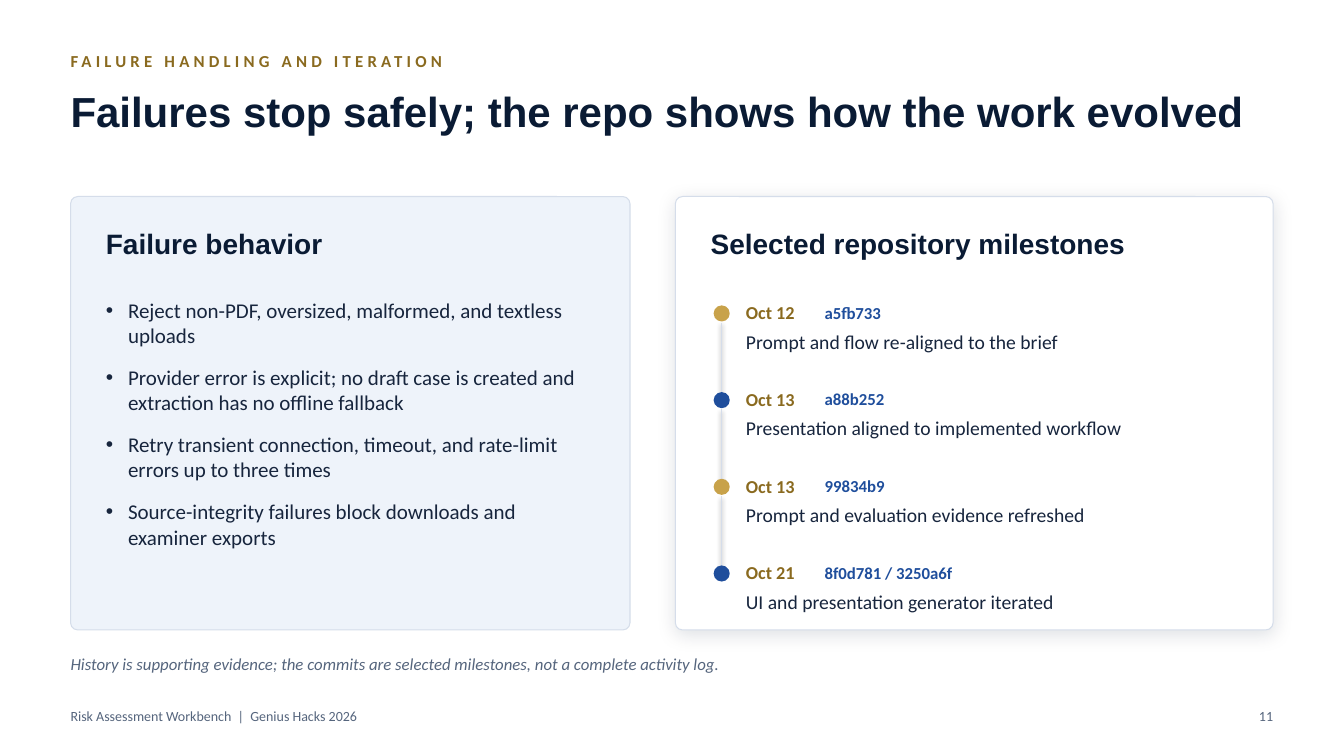
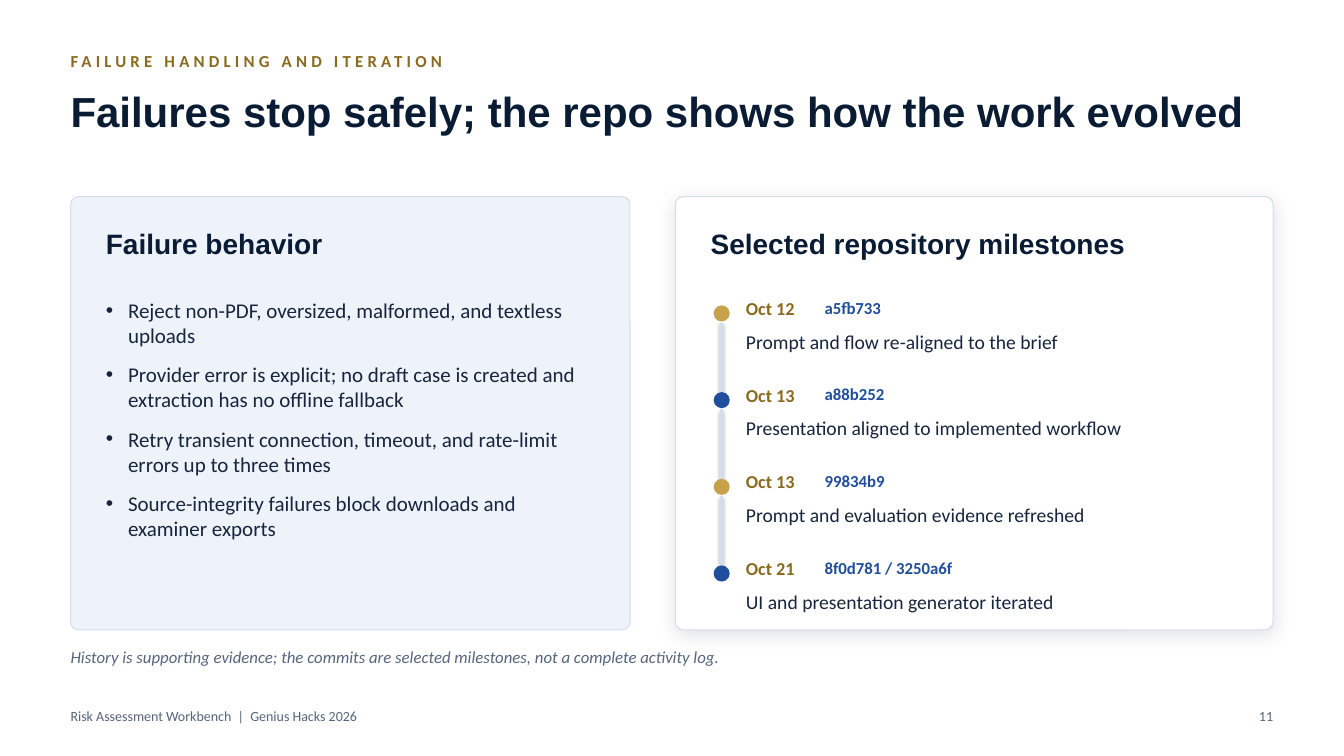
Before and after one commit to ebtenorio-myridius/geniushack3, a slide deck: slide 11 of docs/presentation/Risk_Assessment_Workbench_Genius_Hacks_2026.pptx. Drawn at 1344x756 pixels with LibreOffice and Linux fonts; fonts in the diff are those of the drawing. Boxes give left, top, right and bottom in pixels: in the first picture for what was removed or moved away, otherwise in the second. Text is boxed around its words. In the diff, an @@ line names an element or a change of style, - is before the commit and + after.

```diff
--- a/docs/presentation/Risk_Assessment_Workbench_Genius_Hacks_2026.pptx
+++ b/docs/presentation/Risk_Assessment_Workbench_Genius_Hacks_2026.pptx
@@ rounded rectangle at (x1=71, y1=197, x2=630, y2=630): proportions changed @@
@@ rounded rectangle at (x1=676, y1=197, x2=1273, y2=630): proportions changed @@
@@ text "Reject non-PDF, oversized, malformed, and ..." at (x1=128, y1=303, x2=575, y2=540): less space between paragraphs @@
@@ vertical alignment middle to top in 9 elements at (x1=746, y1=303, x2=794, y2=315), (x1=825, y1=302, x2=881, y2=314), (x1=746, y1=390, x2=794, y2=402), (x1=825, y1=388, x2=885, y2=400), (x1=746, y1=476, x2=794, y2=488), (x1=825, y1=475, x2=885, y2=487), (x1=746, y1=563, x2=794, y2=575), (x1=825, y1=562, x2=952, y2=574), (x1=71, y1=651, x2=718, y2=666) @@
```
Also in this commit, not shown: 3 other slides changed, 3 other files.
